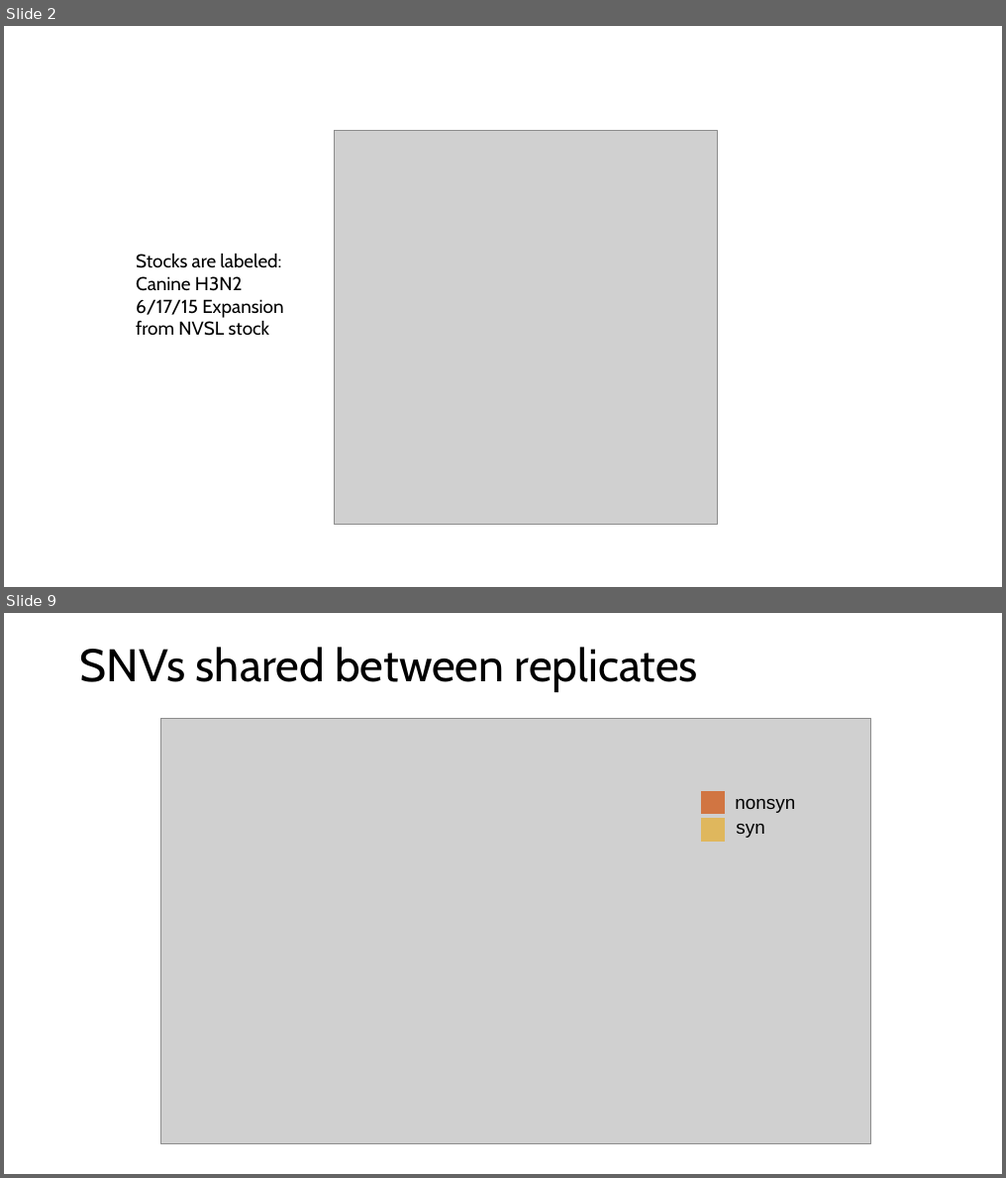
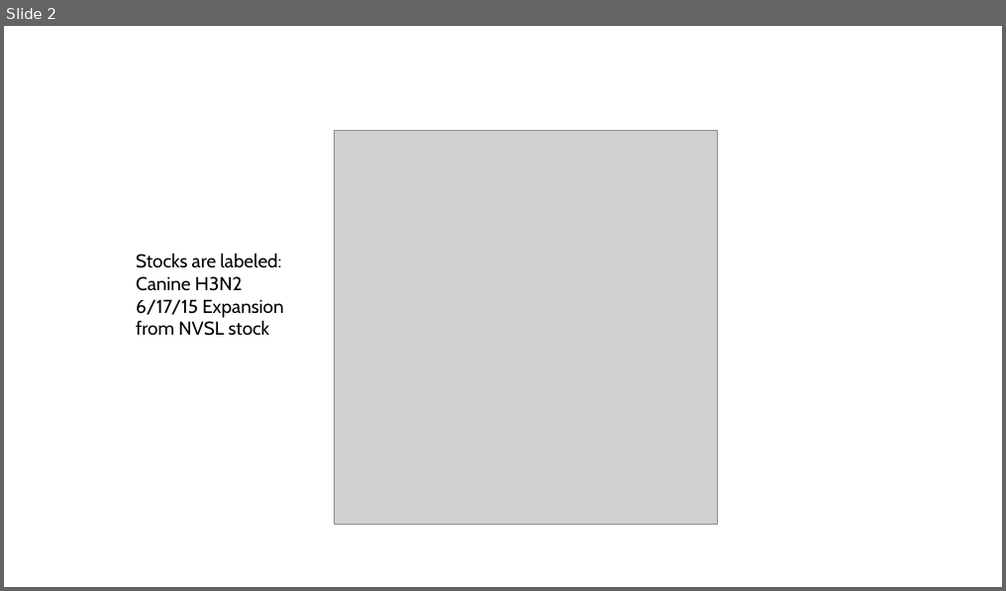
Before and after one commit to moncla-lab/canine-h3n2-within-host-evo, a slide deck: results/within-host-stock-synthetic-controls.pptx. Shown one above the other, each under a label of ours: slides 2 and 9 before the commit, slide 2 after it; the slides between them are not shown. The pictures are 1006x1178 and 1006x591 pixels, drawn with LibreOffice and Linux fonts; fonts in the diff are those of the drawing; grey boxes stand for pictures. Boxes give left, top, right and bottom in pixels: in the first picture for what was removed or moved away, otherwise in the second. Text is boxed around its words. In the diff, an @@ line names an element or a change of style, - is before the commit and + after.

```diff
--- a/results/within-host-stock-synthetic-controls.pptx
+++ b/results/within-host-stock-synthetic-controls.pptx
@@ slide 9 removed at box(4, 613, 1002, 1174), background #FFFFFF @@
@@ title removed at box(80, 647, 698, 692) @@
-SNVs shared between replicates
@@ picture removed at box(160, 719, 871, 1146) @@
@@ rectangle removed at box(703, 792, 724, 814) @@
@@ rectangle removed at box(703, 820, 724, 842) @@
@@ text removed at box(735, 799, 795, 813) @@
-nonsyn
@@ text removed at box(736, 824, 764, 838) @@
-syn
```
Also in this commit, not shown: 11 slides changed, 1 slide added, 1 other slide removed, 14 other files.
